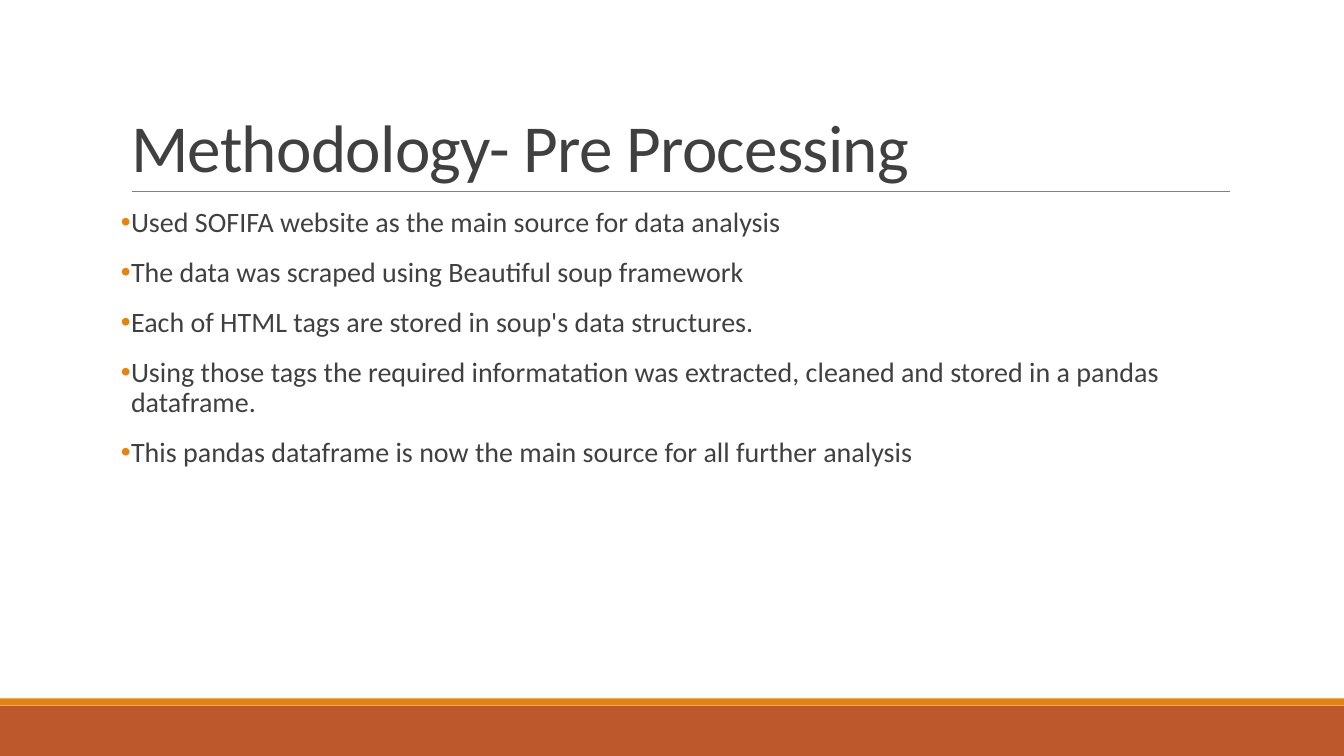
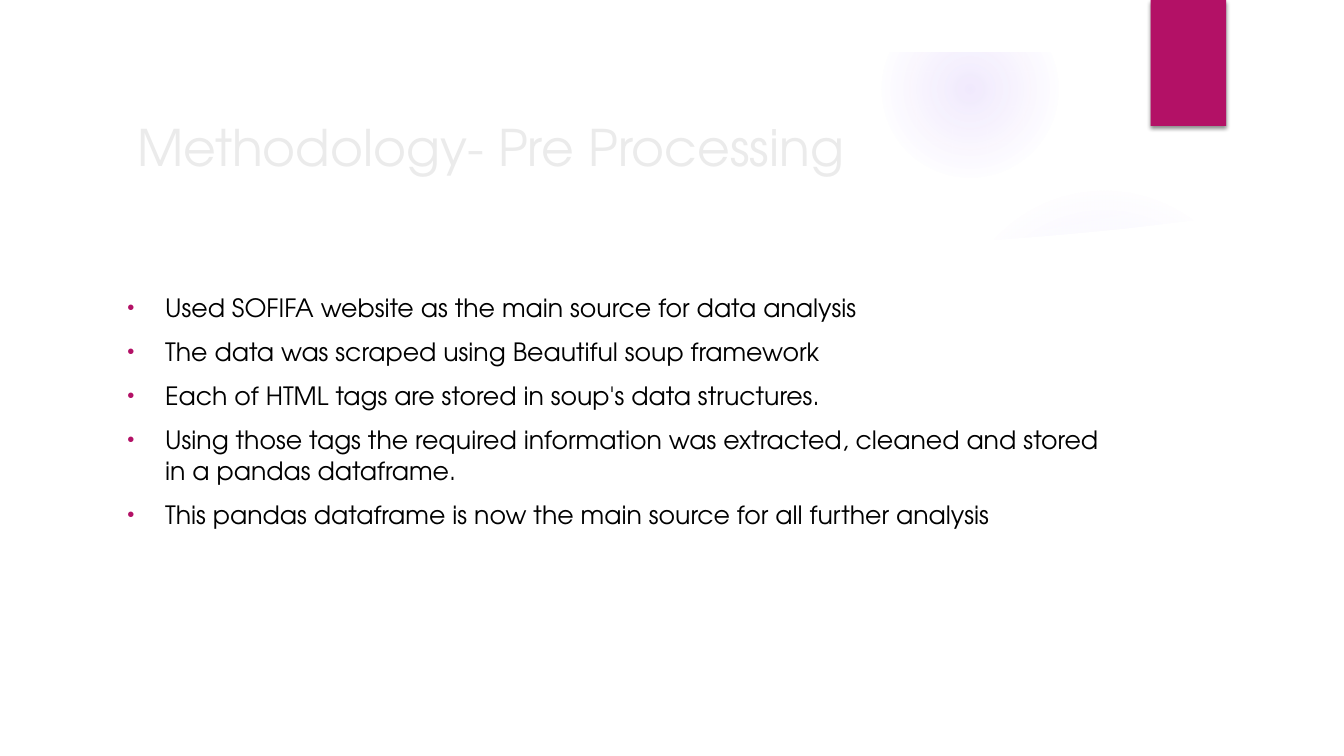
Before and after one commit to sharax/ECE_143_Group_11, a slide deck: slide 3 of ECE_143.pptx. Drawn at 1344x756 pixels with LibreOffice and Linux fonts; fonts in the diff are those of the drawing; background and template pictures are left out. Boxes give left, top, right and bottom in pixels: in the first picture for what was removed or moved away, otherwise in the second. Text is boxed around its words. In the diff, an @@ line names an element or a change of style, - is before the commit and + after.

```diff
--- a/ECE_143.pptx
+++ b/ECE_143.pptx
@@ group added at (0,0,1344,756): 5 ellipses, 3 freeform shapes @@
@@ rectangle added at (1150,0,1226,126), fill #B31166 @@
@@ title "Methodology- Pre Processing": place and size @@
-title "Methodology- Pre Processing" at (131,125,909,184)
+title "Methodology- Pre Processing" at (127,107,1093,185)
@@ title "Methodology- Pre Processing" at (127,107,1093,185): size 48 to 36 pt, font Calibri to TeX Gyre Adventor, text colour #404040 to #EBEBEB, letter spacing -0.5 to 0 pt; line spacing 0.85 to 1; vertical alignment bottom to middle @@
@@ line removed from (132, 192) to (1231, 192) @@
@@ text "Used SOFIFA website as the ...": place and size @@
-text "Used SOFIFA website as the ..." at (131,212,1158,467)
+text "Used SOFIFA website as the ..." at (165,298,1098,529)
@@ text at (165,298,989,529): size 20 to 18 pt, font Calibri to TeX Gyre Adventor, text colour #404040 to #000000 in "Used SOFIFA website as the main source ...", "The data was scraped using Beautiful soup ...", "Each of HTML tags are stored in ...", "This pandas dataframe is now the main ..."; indent changed; line spacing 0.9 to 1; less space between paragraphs; bullet colour #E48312 to #B31166 @@
@@ text at (165,430,1098,485): text changed; size 20 to 18 pt; font Calibri to TeX Gyre Adventor; text colour #404040 to #000000 @@
-• Using those tags the required informatation was extracted, cleaned and stored in a pandas dataframe.
+• Using those tags the required information was extracted, cleaned and stored in a pandas dataframe.
@@ rectangle removed at (0,706,1344,756) @@
@@ rectangle removed at (0,699,1344,706) @@
```
Also in this commit, not shown: 16 other slides changed, 1 slide added.
